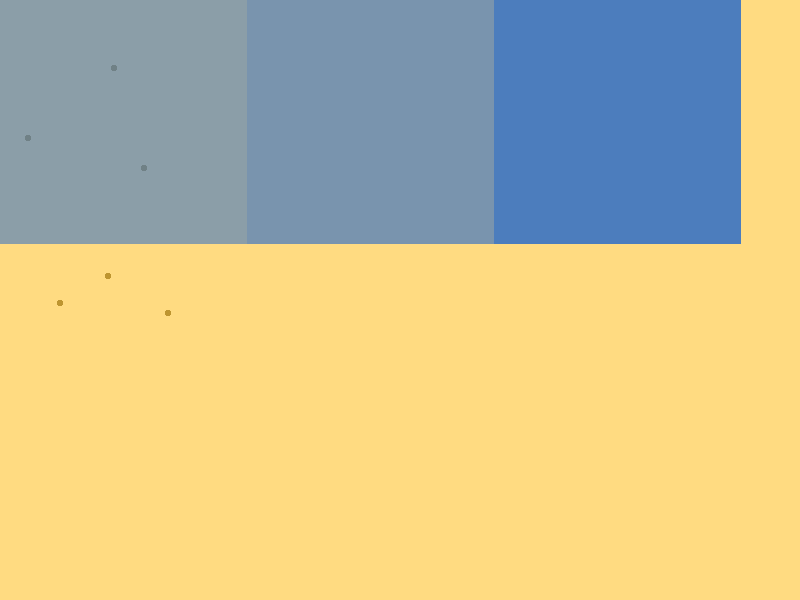
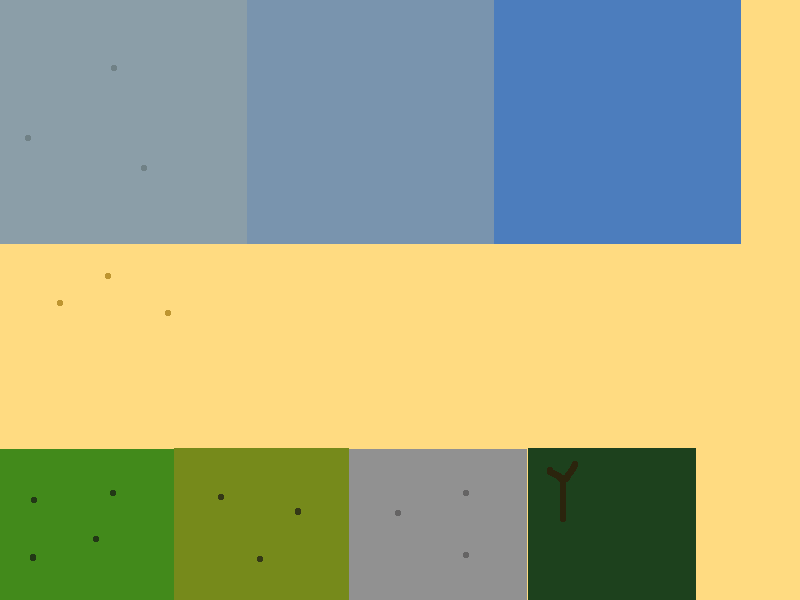
Two versions of the same layered image (w=800, h=600). Layer-by-layer changes:
added layer "Layer 5" above "Layer 4" over [0, 448, 696, 600]
